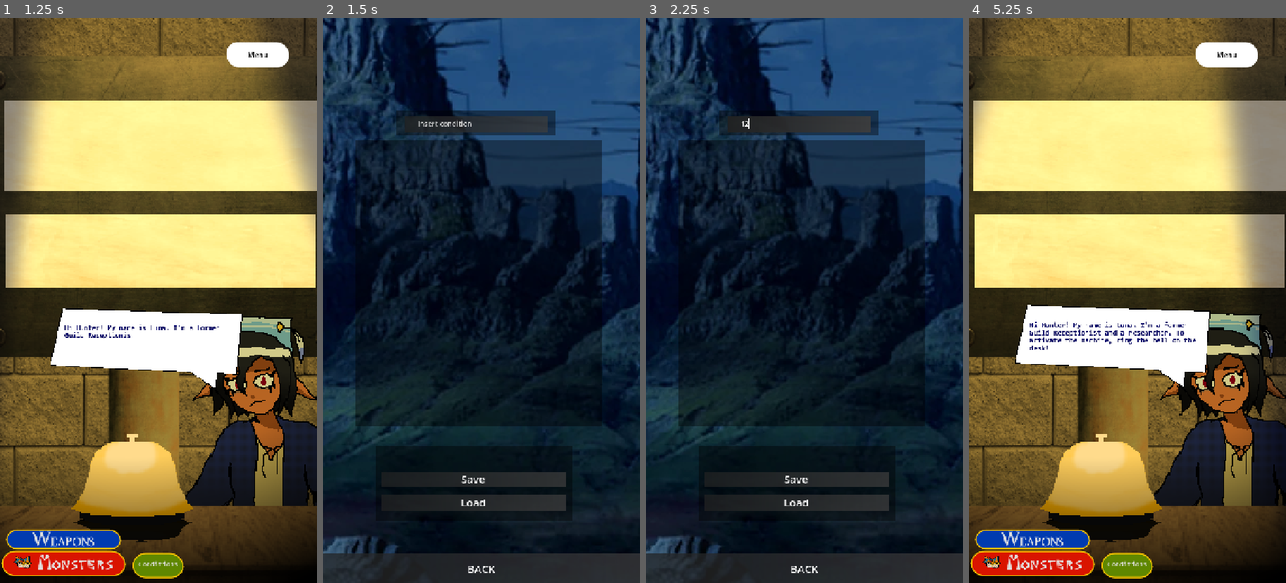
Above: before the commit, frames 1-4 (left to right).
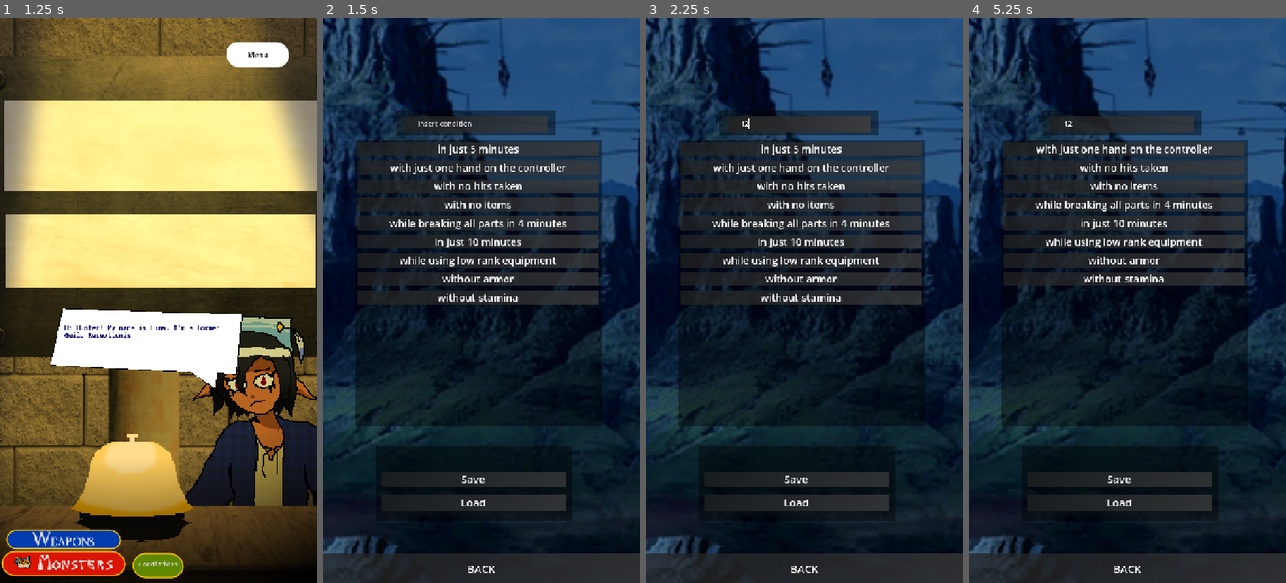
Above: after the commit, the same moments.

Repository: DrNimbos/MHRandomizerMachine-Android
Game: Godot game, scene res://cena/menu_ling.tscn
Same seed, same stepped clock (60 frames per second), same inputs: the game is played once before the commit and once after it.
Inputs (mouse positions are in pixels of both pictures, inside the frame that each line leads up to):
- Up to frame 1 (1.25 s): click "Monster Hunter 1 (JP)" at 0.5 s
- Up to frame 2 (1.5 s): click "Conditions" at 1.25 s
- Up to frame 3 (2.25 s): click (798, 125) at 2.02 s; type "12" at 2.1 s
- Up to frame 4 (5.25 s): click "Weapons" at 2.75 s; click "Monsters" at 3.5 s; click "Conditions" at 4.25 s; click "BACK" (after the commit: "in just 5 minutes") at 5 s

Frame 1 is identical in both runs. In frame 2, 11% of the frame differs, in the area x 10-87%, y 22-51%; in frame 3, 11%; in frame 4, 95%, in the area x 0-100%, y 0-100%.
Error before the commit: Parse Error: Preload file "res://line_edit_tema_btn.tres" does not exist. (res://cena/condi_hand.gd:7)

Commit message:
fix theme

Diff:
--- a/cena/condi_hand.gd
+++ b/cena/condi_hand.gd
@@ -4,7 +4,7 @@
 
 @onready var inserir: LineEdit = $"../Select Stuff/Conditions/Inserir"
 @onready var condi_list: VBoxContainer = $"../Select Stuff/Conditions/condições/condi_list"
-const LINE_EDIT_TEMA = preload("res://line_edit_tema_btn.tres")
+const LINE_EDIT_TEMA = preload("res://temas/line_edit_tema_btn.tres")
 
 
 func _ready() -> void:
Not shown, changed: export_presets.cfg
